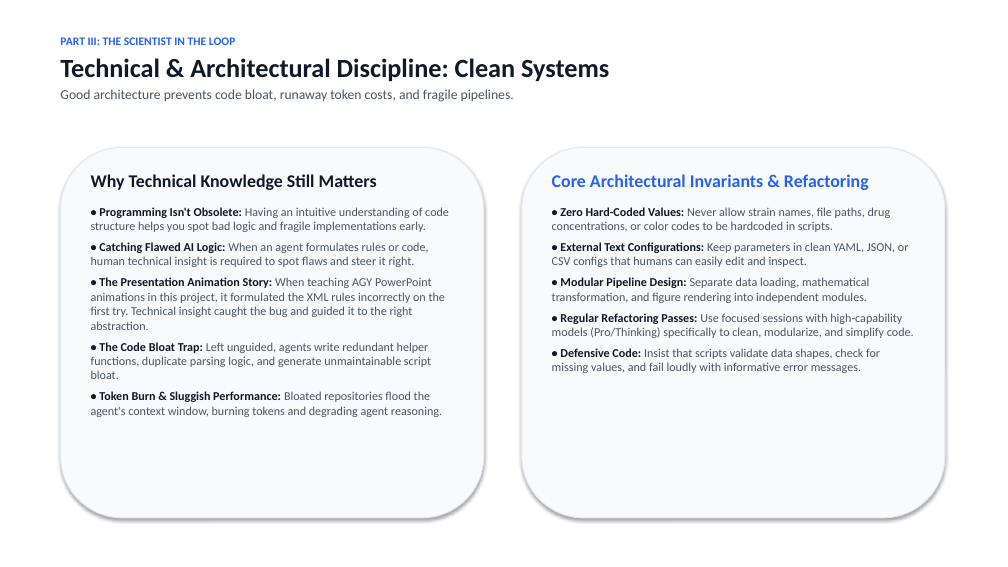
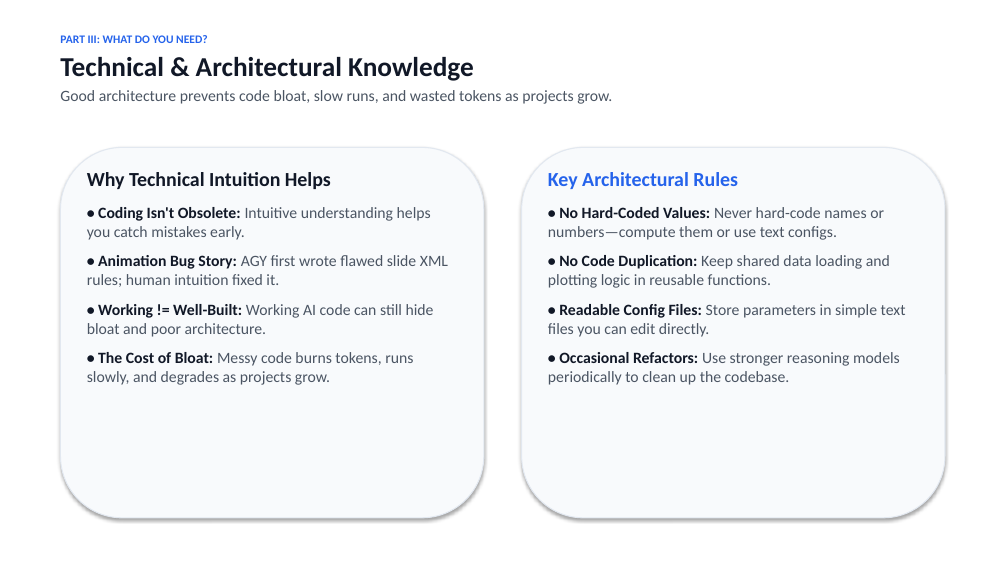
Before and after one commit to berman-lab/antigravity-intoduction-presentation, a slide deck: slide 14 of antigravity_lab_presentation.pptx. Drawn at 1008x567 pixels with LibreOffice and Linux fonts; fonts in the diff are those of the drawing. Boxes give left, top, right and bottom in pixels: in the first picture for what was removed or moved away, otherwise in the second. Text is boxed around its words. In the diff, an @@ line names an element or a change of style, - is before the commit and + after.

```diff
--- a/antigravity_lab_presentation.pptx
+++ b/antigravity_lab_presentation.pptx
@@ text at (60,35,612,104): text changed; size 13 to 15 pt; bold off @@
-PART III: THE SCIENTIST IN THE LOOP
-Technical & Architectural Discipline: Clean Systems
-Good architecture prevents code bloat, runaway token costs, and fragile pipelines.
+PART III: WHAT DO YOU NEED?
+Technical & Architectural Knowledge
+Good architecture prevents code bloat, slow runs, and wasted tokens as projects grow.
@@ text at (87,172,448,385): text changed; size 11.5 to 15 pt @@
-Why Technical Knowledge Still Matters
-• Programming Isn't Obsolete: Having an intuitive understanding of code structure helps you spot bad logic and fragile implementations early.
-• Catching Flawed AI Logic: When an agent formulates rules or code, human technical insight is required to spot flaws and steer it right.
-• The Presentation Animation Story: When teaching AGY PowerPoint animations in this project, it formulated the XML rules incorrectly on the first try. Technical insight caught the bug and guided it to the right abstraction.
-• The Code Bloat Trap: Left unguided, agents write redundant helper functions, duplicate parsing logic, and generate unmaintainable script bloat.
-• Token Burn & Sluggish Performance: Bloated repositories flood the agent's context window, burning tokens and degrading agent reasoning.
+Why Technical Intuition Helps
+• Coding Isn't Obsolete: Intuitive understanding helps you catch mistakes early.
+• Animation Bug Story: AGY first wrote flawed slide XML rules; human intuition fixed it.
+• Working != Well-Built: Working AI code can still hide bloat and poor architecture.
+• The Cost of Bloat: Messy code burns tokens, runs slowly, and degrades as projects grow.
@@ text at (548,172,906,385): text changed; size 11.5 to 15 pt @@
-Core Architectural Invariants & Refactoring
-• Zero Hard-Coded Values: Never allow strain names, file paths, drug concentrations, or color codes to be hardcoded in scripts.
-• External Text Configurations: Keep parameters in clean YAML, JSON, or CSV configs that humans can easily edit and inspect.
-• Modular Pipeline Design: Separate data loading, mathematical transformation, and figure rendering into independent modules.
-• Regular Refactoring Passes: Use focused sessions with high-capability models (Pro/Thinking) specifically to clean, modularize, and simplify code.
-• Defensive Code: Insist that scripts validate data shapes, check for missing values, and fail loudly with informative error messages.
+Key Architectural Rules
+• No Hard-Coded Values: Never hard-code names or numbers—compute them or use text configs.
+• No Code Duplication: Keep shared data loading and plotting logic in reusable functions.
+• Readable Config Files: Store parameters in simple text files you can edit directly.
+• Occasional Refactors: Use stronger reasoning models periodically to clean up the codebase.
```
Also in this commit, not shown: 28 other slides changed, 1 other file.
